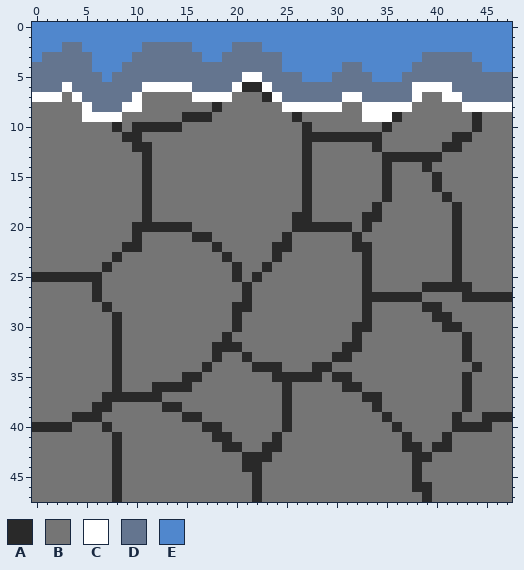
A pixel-art sprite gets an edit: res/DUNGEON/5309.png. The picture above is the old version.
The file is 48x48 pixels.
Palette (. is transparent): A #292929  B #757575  C #ffffff  D #64758f  E #5087cd
Pixels before, first column x 0:
 0 EEEEEEEEEEEEEEEEEEEEEEEEEEEEEEEEEEEEEEEEEEEEEEEE
 1 EEEEEEEEEEEEEEEEEEEEEEEEEEEEEEEEEEEEEEEEEEEEEEEE
 2 EEEDDEEEEEEDDDDDEEEEDDDEEEEEEEEEEEEEEEEEEEEEEEEE
 3 EDDDDDEEEEDDDDDDDEEDDDDDDEEEEEEEEEEEEEEDDDDDEEEE
 4 DDDDDDEEEDDDDDDDDDDDDDDDDEEEEEEDDEEEEEDDDDDDDEEE
 5 DDDDDDDEDDDDDDDDDDDDDCCDDDDEEEDDDDEEEDDDDDDDDDDD
 6 DDDCDDDDDDDCCCCCDDDDCAACDDDDDDDDDDDDDDCCCCDDDDDD
 7 CCCBCDDDDDCBBBBBCCCCBBBACDDDDDDCCDDDDDCBBCCDDDDD
 8 BBBBBCDDDCCBBBBBBBABBBBBBCCCCCCBBCCCCCBBBBBCCCCC
 9 BBBBBCCCCBBBBBBAAABBBBBBBBABBBBBBCCCABBBBBBBABBB
10 BBBBBBBBABAAAAABBBBBBBBBBBBABBBBBBBABBBBBBBBABBB
11 BBBBBBBBBAABBBBBBBBBBBBBBBBAAAAAAAABBBBBBBAABBBB
12 BBBBBBBBBBAABBBBBBBBBBBBBBBABBBBBBABBBBBBAABBBBB
13 BBBBBBBBBBBABBBBBBBBBBBBBBBABBBBBBBAAAAAABBBBBBB
14 BBBBBBBBBBBABBBBBBBBBBBBBBBABBBBBBBABBBABBBBBBBB
15 BBBBBBBBBBBABBBBBBBBBBBBBBBABBBBBBBABBBBABBBBBBB
16 BBBBBBBBBBBABBBBBBBBBBBBBBBABBBBBBBABBBBABBBBBBB
17 BBBBBBBBBBBABBBBBBBBBBBBBBBABBBBBBBABBBBBABBBBBB
18 BBBBBBBBBBBABBBBBBBBBBBBBBBABBBBBBABBBBBBBABBBBB
19 BBBBBBBBBBBABBBBBBBBBBBBBBAABBBBBAABBBBBBBABBBBB
20 BBBBBBBBBBAAAAAABBBBBBBBBBAAAAAABABBBBBBBBABBBBB
21 BBBBBBBBBBABBBBBAABBBBBBBABBBBBBABBBBBBBBBABBBBB
22 BBBBBBBBBAABBBBBBBABBBBBAABBBBBBAABBBBBBBBABBBBB
23 BBBBBBBBABBBBBBBBBBABBBBABBBBBBBBABBBBBBBBABBBBB
24 BBBBBBBABBBBBBBBBBBBABBABBBBBBBBBABBBBBBBBABBBBB
25 AAAAAAABBBBBBBBBBBBBABABBBBBBBBBBABBBBBBBBABBBBB
26 BBBBBBABBBBBBBBBBBBBBABBBBBBBBBBBABBBBBAAAAABBBB
27 BBBBBBABBBBBBBBBBBBBBABBBBBBBBBBBAAAAAABBBBAAAAA
28 BBBBBBBABBBBBBBBBBBBAABBBBBBBBBBBABBBBBAABBBBBBB
29 BBBBBBBBABBBBBBBBBBBABBBBBBBBBBBBABBBBBBAABBBBBB
30 BBBBBBBBABBBBBBBBBBBABBBBBBBBBBBAABBBBBBBAABBBBB
31 BBBBBBBBABBBBBBBBBBABBBBBBBBBBBBABBBBBBBBBBABBBB
32 BBBBBBBBABBBBBBBBBAAABBBBBBBBBBAABBBBBBBBBBABBBB
33 BBBBBBBBABBBBBBBBBABBABBBBBBBBAABBBBBBBBBBBABBBB
34 BBBBBBBBABBBBBBBBABBBBAAABBBAABBBBBBBBBBBBBBABBB
35 BBBBBBBBABBBBBBAABBBBBBBAAAAABAABBBBBBBBBBBABBBB
36 BBBBBBBBABBBAAAABBBBBBBBBABBBBBAABBBBBBBBBBABBBB
37 BBBBBBBAAAAAABBBBBBBBBBBBABBBBBBBAABBBBBBBBABBBB
38 BBBBBBAABBBBBAABBBBBBBBBBABBBBBBBBABBBBBBBBABBBB
39 BBBBAAABBBBBBBBAABBBBBBBBABBBBBBBBBABBBBBBABBAAA
40 AAAABBBABBBBBBBBBAABBBBBBABBBBBBBBBBABBBBBAAAABB
41 BBBBBBBBABBBBBBBBBAABBBBABBBBBBBBBBBBABBBABBBBBB
42 BBBBBBBBABBBBBBBBBBAABBAABBBBBBBBBBBBAABAABBBBBB
43 BBBBBBBBABBBBBBBBBBBBAAABBBBBBBBBBBBBBAABBBBBBBB
44 BBBBBBBBABBBBBBBBBBBBAABBBBBBBBBBBBBBBABBBBBBBBB
45 BBBBBBBBABBBBBBBBBBBBBABBBBBBBBBBBBBBBABBBBBBBBB
46 BBBBBBBBABBBBBBBBBBBBBABBBBBBBBBBBBBBBAABBBBBBBB
47 BBBBBBBBABBBBBBBBBBBBBABBBBBBBBBBBBBBBBABBBBBBBB
New version:
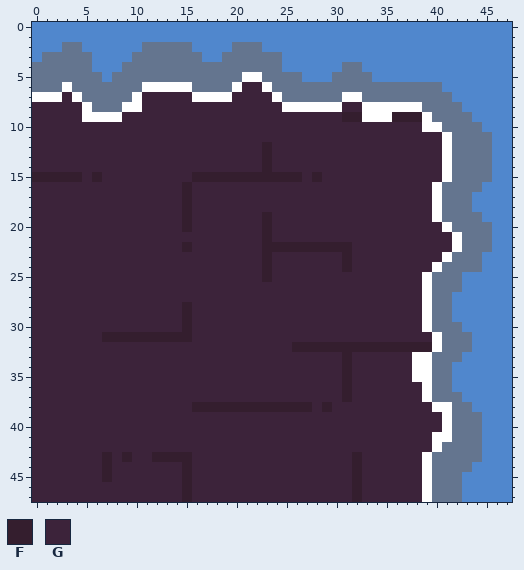
Colours new in this view: F #341e2e  G #3c233a
Diff:
Changed rows in their new state; - is an unchanged pixel.
first column x 0:
 3 ---------------------------------------EEEEE----
 4 --------------------------------------EEEEEEE---
 5 -------------------------------------EEEEEEEEEEE
 6 ---------------------GG---------------DDDEEEEEEE
 7 ---G-------GGGGG----GGGG--------------DDDDEEEEEE
 8 GGGGG------GGGGGGGGGGGGGG------GG-----CDDDDEEEEE
 9 GGGGG----GGGGGGGGGGGGGGGGGGGGGGFF---FFFCDDDDEEEE
10 GGGGGGGGGGGGGGGGGGGGGGGGGGGGGGGGGGGGGGGCCDDDDEEE
11 GGGGGGGGGGGGGGGGGGGGGGGGGGGGGGGGGGGGGGGGGCDDDDEE
12 GGGGGGGGGGGGGGGGGGGGGGGFGGGGGGGGGGGGGGGGGCDDDDEE
13 GGGGGGGGGGGGGGGGGGGGGGGFGGGGGGGGGGGGGGGGGCDDDDEE
14 GGGGGGGGGGGGGGGGGGGGGGGFGGGGGGGGGGGGGGGGGCDDDDEE
15 FFFFFGFGGGGGGGGGFFFFFFFFFFFGFGGGGGGGGGGGGCDDDDEE
16 GGGGGGGGGGGGGGGFGGGGGGGGGGGGGGGGGGGGGGGGCDDDDEEE
17 GGGGGGGGGGGGGGGFGGGGGGGGGGGGGGGGGGGGGGGGCDDDEEEE
18 GGGGGGGGGGGGGGGFGGGGGGGGGGGGGGGGGGGGGGGGCDDDEEEE
19 GGGGGGGGGGGGGGGFGGGGGGGFGGGGGGGGGGGGGGGGCDDDDEEE
20 GGGGGGGGGGGGGGGFGGGGGGGFGGGGGGGGGGGGGGGGGCDDDDEE
21 GGGGGGGGGGGGGGGGGGGGGGGFGGGGGGGGGGGGGGGGGGCDDDEE
22 GGGGGGGGGGGGGGGFGGGGGGGFFFFFFFFFGGGGGGGGGGCDDDEE
23 GGGGGGGGGGGGGGGGGGGGGGGFGGGGGGGFGGGGGGGGGCDDDEEE
24 GGGGGGGGGGGGGGGGGGGGGGGFGGGGGGGFGGGGGGGGCDDDDEEE
25 GGGGGGGGGGGGGGGGGGGGGGGFGGGGGGGGGGGGGGGCDDDEEEEE
26 GGGGGGGGGGGGGGGGGGGGGGGGGGGGGGGGGGGGGGGCDDDEEEEE
27 GGGGGGGGGGGGGGGGGGGGGGGGGGGGGGGGGGGGGGGCDDEEEEEE
28 GGGGGGGGGGGGGGGFGGGGGGGGGGGGGGGGGGGGGGGCDDEEEEEE
29 GGGGGGGGGGGGGGGFGGGGGGGGGGGGGGGGGGGGGGGCDDEEEEEE
30 GGGGGGGGGGGGGGGFGGGGGGGGGGGGGGGGGGGGGGGCDDDEEEEE
31 GGGGGGGFFFFFFFFFGGGGGGGGGGGGGGGGGGGGGGGGCDDDEEEE
32 GGGGGGGGGGGGGGGGGGGGGGGGGGFFFFFFFFFFFFFFCDDDEEEE
33 GGGGGGGGGGGGGGGGGGGGGGGGGGGGGGGFGGGGGGCCDDDEEEEE
34 GGGGGGGGGGGGGGGGGGGGGGGGGGGGGGGFGGGGGGCCDDEEEEEE
35 GGGGGGGGGGGGGGGGGGGGGGGGGGGGGGGFGGGGGGCCDDEEEEEE
36 GGGGGGGGGGGGGGGGGGGGGGGGGGGGGGGFGGGGGGGCDDEEEEEE
37 GGGGGGGGGGGGGGGGGGGGGGGGGGGGGGGFGGGGGGGCDDDEEEEE
38 GGGGGGGGGGGGGGGGFFFFFFFFFFFFGFGGGGGGGGGGCCDDEEEE
39 GGGGGGGGGGGGGGGGGGGGGGGGGGGGGGGGGGGGGGGGGCDDDEEE
40 GGGGGGGGGGGGGGGGGGGGGGGGGGGGGGGGGGGGGGGGGCDDDEEE
41 GGGGGGGGGGGGGGGGGGGGGGGGGGGGGGGGGGGGGGGGCCDDDEEE
42 GGGGGGGGGGGGGGGGGGGGGGGGGGGGGGGGGGGGGGGGCDDDDEEE
43 GGGGGGGFGFGGFFFFGGGGGGGGGGGGGGGGFGGGGGGCDDDDDEEE
44 GGGGGGGFGGGGGGGFGGGGGGGGGGGGGGGGFGGGGGGCDDDDEEEE
45 GGGGGGGFGGGGGGGFGGGGGGGGGGGGGGGGFGGGGGGCDDDEEEEE
46 GGGGGGGGGGGGGGGFGGGGGGGGGGGGGGGGFGGGGGGCDDDEEEEE
47 GGGGGGGGGGGGGGGFGGGGGGGGGGGGGGGGFGGGGGGCDDDEEEEE
Changed places in both pictures, as pixel boxes (x1, y1, x2, y2):
changed: (32, 52, 512, 502)
